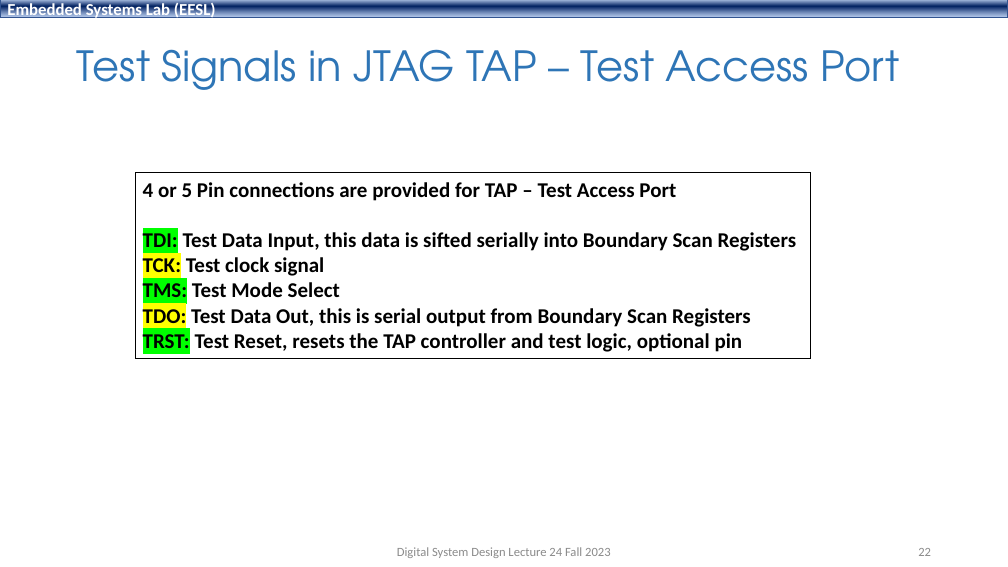
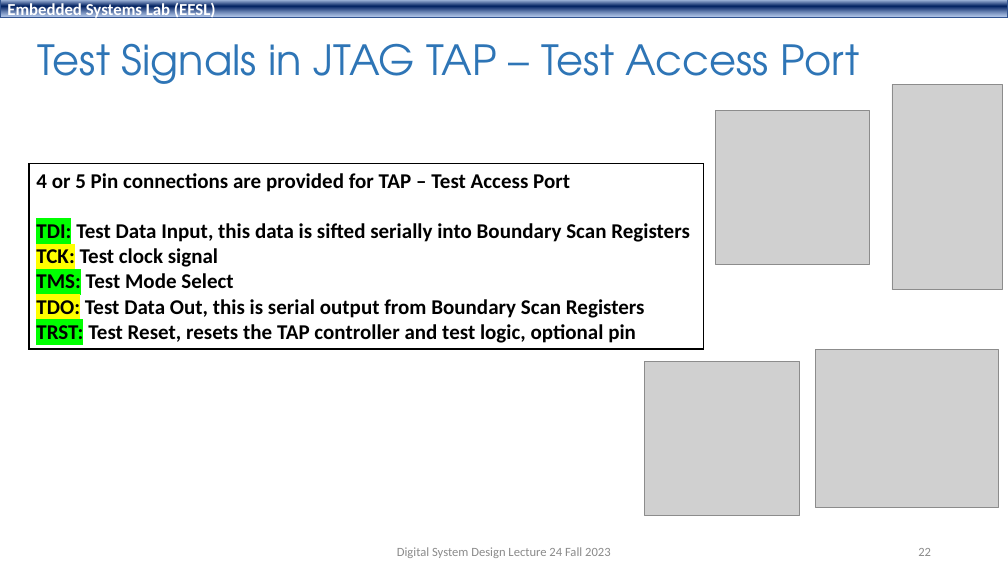
Before and after one commit to shahidmasud/shahidmasud.github.io, a slide deck: slide 22 of DSD_Lec24_Fall2023.ppsx. Drawn at 1008x567 pixels with LibreOffice and Linux fonts; fonts in the diff are those of the drawing; grey boxes stand for pictures; background and template pictures are left out. Boxes give left, top, right and bottom in pixels: in the first picture for what was removed or moved away, otherwise in the second. Text is boxed around its words. In the diff, an @@ line names an element or a change of style, - is before the commit and + after.

```diff
--- a/DSD_Lec24_Fall2023.ppsx
+++ b/DSD_Lec24_Fall2023.ppsx
@@ title "Test Signals in JTAG TAP ..." moved from (x1=77, y1=49, x2=899, y2=90) to (x1=37, y1=43, x2=859, y2=84) @@
@@ picture added at (x1=892, y1=84, x2=1003, y2=290) @@
@@ picture added at (x1=716, y1=110, x2=870, y2=265) @@
@@ rectangle "4 or 5 Pin connections ..." moved from (x1=135, y1=172, x2=811, y2=358) to (x1=29, y1=163, x2=704, y2=349) @@
@@ picture added at (x1=816, y1=349, x2=999, y2=508) @@
@@ picture added at (x1=644, y1=361, x2=800, y2=516) @@
```
Also in this commit, not shown: 5 other slides changed, 2 slides added, 1 other file.
